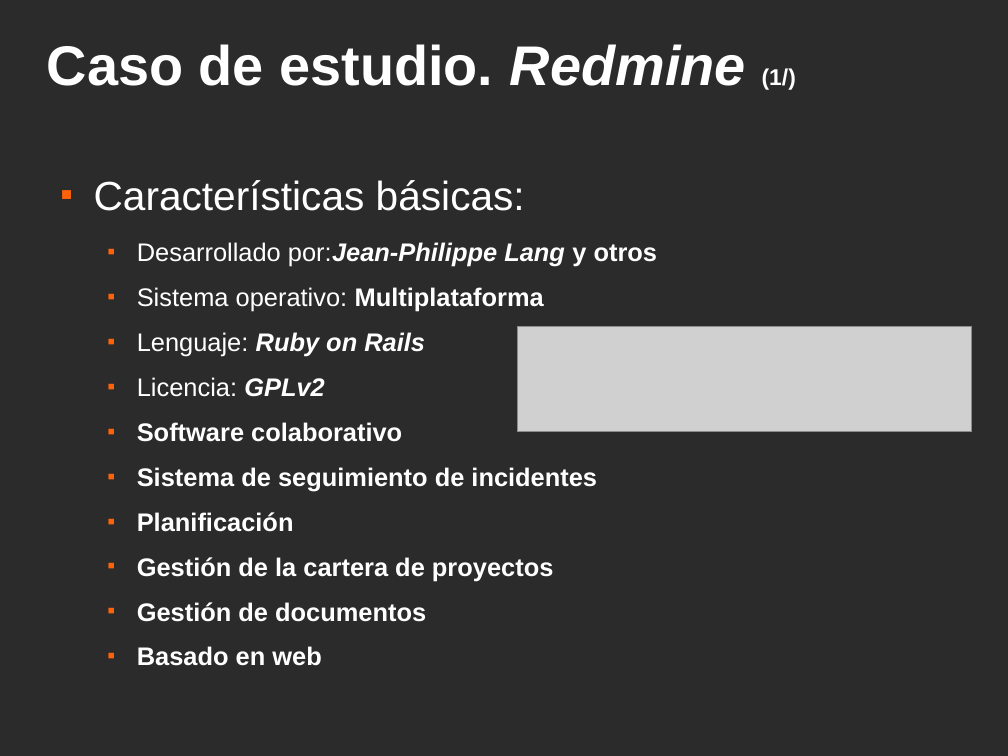
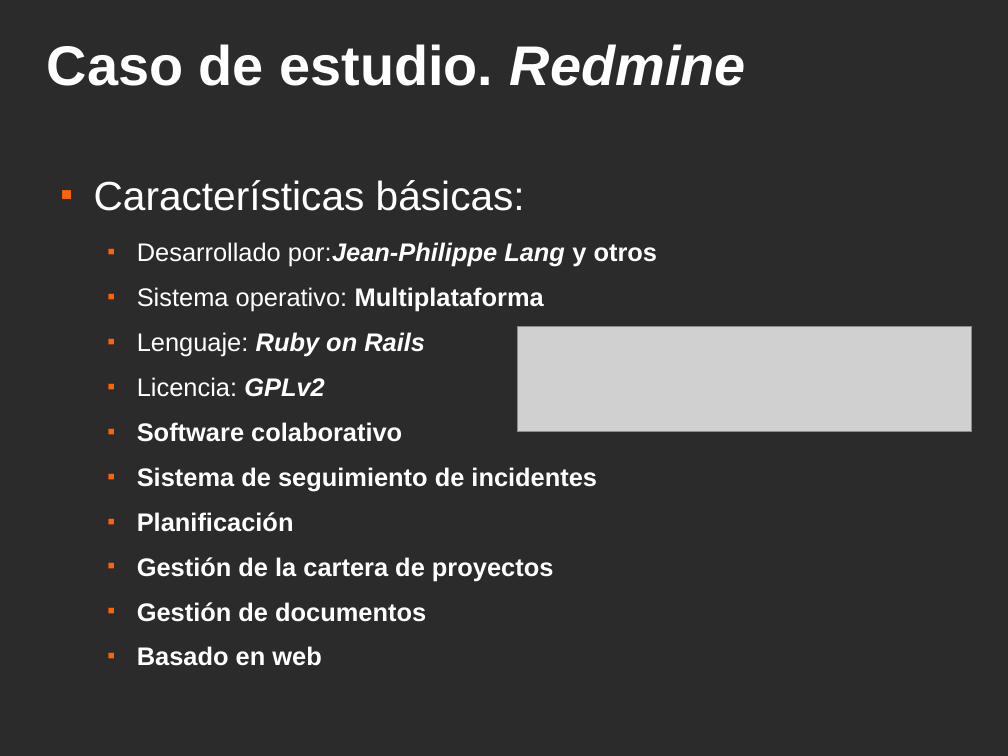
Before and after one commit to srug86/trabajos5oesi.sistcolab, a slide deck: slide 15 of slices/slices.odp (slide 13 before the commit). Drawn at 1008x756 pixels with LibreOffice and Linux fonts; fonts in the diff are those of the drawing; grey boxes stand for pictures; background and template pictures are left out; a plain dark background stands for a picture behind light text. Boxes give left, top, right and bottom in pixels: in the first picture for what was removed or moved away, otherwise in the second. Text is boxed around its words. In the diff, an @@ line names an element or a change of style, - is before the commit and + after.

```diff
--- a/slices/slices.odp
+++ b/slices/slices.odp
@@ title at <box>47,44,746,86</box>: text changed @@
-Caso de estudio. Redmine (1/)
+Caso de estudio. Redmine
```
Also in this commit, not shown: 7 other slides changed, 2 slides added.
